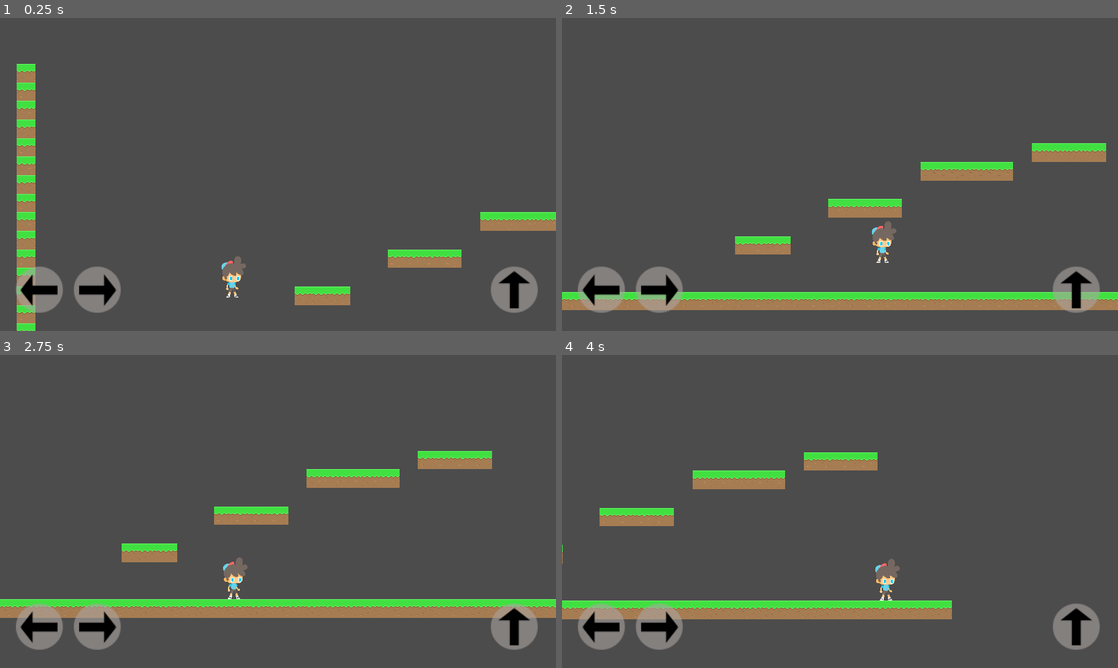
Above: before the commit, frames 1-4 (two rows, left to right).
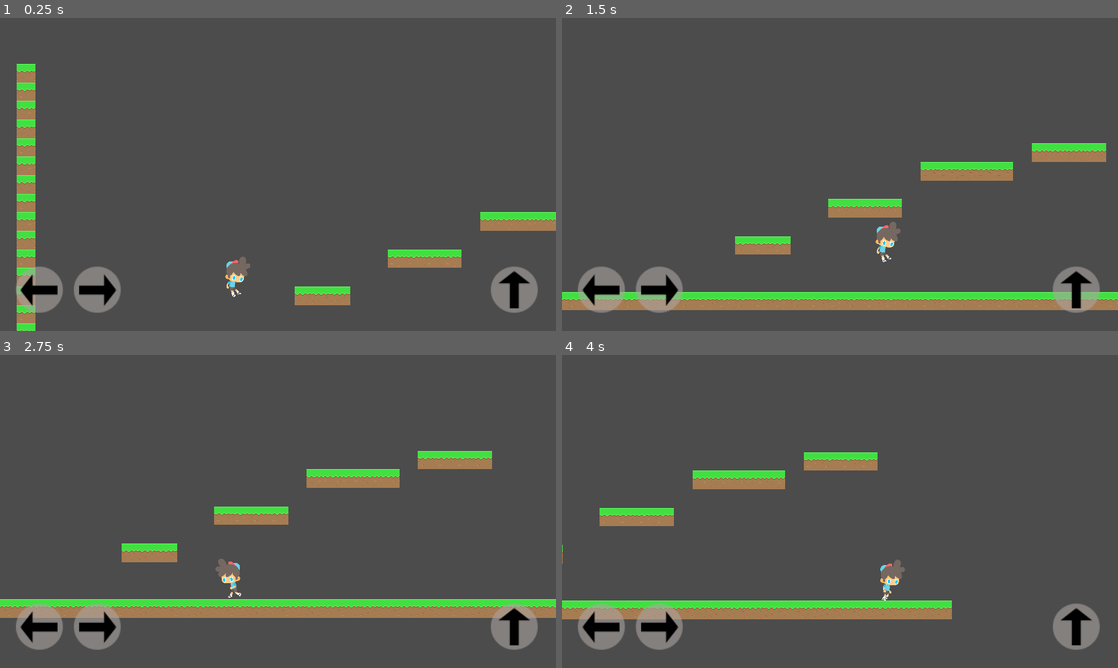
Above: after the commit, the same moments.

Repository: SzilardKosa/BankToTheFuture
Game: Godot game, scene res://src/Levels/TestLevel.tscn
The game is run twice, just before and just after one commit, with the same random seed, the same clock (stepped at 60 frames per second) and the same inputs. Before the commit the project has no main scene; this scene is started directly in both runs.
Inputs:
- Up to frame 1 (0.25 s): no input
- Up to frame 2 (1.5 s): hold Up (jump) 0.53-1.28 s; hold Right (move_right) from 0.53 s (still down); tap Up (jump) at 1.35 s
- Up to frame 3 (2.75 s): tap Up (jump) at 1.52, 1.82 s; release Right (move_right) at 2.03 s; hold Left (move_left) from 2.03 s (still down); hold Up (jump) from 2.03 s (still down)
- Up to frame 4 (4 s): release Left (move_left) at 2.78 s; release Up (jump) at 2.78 s; hold Right (move_right) from 2.78 s (still down); tap Up (jump) at 2.85, 3.02, 3.32 s; hold Up (jump) from 3.53 s (still down)

The runs differ from the first frame. In frame 1, 0.3% of the frame differs, in the area x 39-45%, y 76-90%; in frame 2, 0.2%; in frame 3, 0.3%, in the area x 38-45%, y 64-78%; in frame 4, 0.3%.

Commit message:
animation states added to player

Diff:
--- a/project.godot
+++ b/project.godot
@@ -21,6 +21,7 @@
 [application]
 
 config/name="BankToTheFuture"
+run/main_scene="res://src/Levels/TestLevel.tscn"
 config/icon="res://icon.png"
 
 [autoload]
@@ -32,8 +33,8 @@
 window/size/width=1920
 window/size/height=1080
 window/size/always_on_top=true
-window/size/test_width=1280
-window/size/test_height=720
+window/size/test_width=800
+window/size/test_height=450
 window/stretch/mode="2d"
 window/stretch/aspect="expand"
 
--- a/src/Actors/Player.gd
+++ b/src/Actors/Player.gd
@@ -1,4 +1,6 @@
 extends Actor
+
+onready var animated_sprite = $AnimatedSprite
 
 func _physics_process(delta: float) -> void:
 	var is_jump_interrupted: = Input.is_action_just_released("jump") and _velocity.y < 0.0
@@ -8,14 +10,13 @@
 	_velocity = move_and_slide_with_snap(
 		_velocity, snap, FLOOR_NORMAL, true
 	)
-
+	update_animation(direction)
 
 func get_direction() -> Vector2:
 	return Vector2(
 		Input.get_action_strength("move_right") - Input.get_action_strength("move_left"),
 		-Input.get_action_strength("jump") if is_on_floor() and Input.is_action_just_pressed("jump") else 0.0
 	)
-
 
 func calculate_move_velocity(
 		linear_velocity: Vector2,
@@ -30,3 +31,13 @@
 	if is_jump_interrupted:
 		velocity.y = 0.0
 	return velocity
+
+func update_animation(direction: Vector2):
+	if direction.x != 0:
+		animated_sprite.flip_h = direction.x < 0
+		animated_sprite.position.x = -51 if direction.x < 0 else 51
+
+	if is_on_floor():
+		animated_sprite.animation = "run" if abs(_velocity.x) > 0.1 else "idle"
+	else:
+		animated_sprite.animation = "falling" if _velocity.y > 0 else "jumping"
--- a/src/Actors/Player.tscn
+++ b/src/Actors/Player.tscn
@@ -1,10 +1,64 @@
-[gd_scene load_steps=4 format=2]
+[gd_scene load_steps=36 format=2]
 
 [ext_resource path="res://assets/boy/Idle (1).png" type="Texture" id=1]
 [ext_resource path="res://src/Actors/Player.gd" type="Script" id=2]
+[ext_resource path="res://assets/boy/Run (1).png" type="Texture" id=3]
+[ext_resource path="res://assets/boy/Run (7).png" type="Texture" id=4]
+[ext_resource path="res://assets/boy/Run (9).png" type="Texture" id=5]
+[ext_resource path="res://assets/boy/Run (14).png" type="Texture" id=6]
+[ext_resource path="res://assets/boy/Idle (2).png" type="Texture" id=7]
+[ext_resource path="res://assets/boy/Idle (3).png" type="Texture" id=8]
+[ext_resource path="res://assets/boy/Idle (5).png" type="Texture" id=9]
+[ext_resource path="res://assets/boy/Idle (6).png" type="Texture" id=10]
+[ext_resource path="res://assets/boy/Run (12).png" type="Texture" id=11]
+[ext_resource path="res://assets/boy/Idle (4).png" type="Texture" id=12]
+[ext_resource path="res://assets/boy/Run (4).png" type="Texture" id=13]
+[ext_resource path="res://assets/boy/Idle (7).png" type="Texture" id=14]
+[ext_resource path="res://assets/boy/Run (3).png" type="Texture" id=15]
+[ext_resource path="res://assets/boy/Run (13).png" type="Texture" id=16]
+[ext_resource path="res://assets/boy/Idle (9).png" type="Texture" id=17]
+[ext_resource path="res://assets/boy/Idle (10).png" type="Texture" id=18]
+[ext_resource path="res://assets/boy/Run (10).png" type="Texture" id=19]
+[ext_resource path="res://assets/boy/Run (2).png" type="Texture" id=20]
+[ext_resource path="res://assets/boy/Run (6).png" type="Texture" id=21]
+[ext_resource path="res://assets/boy/Run (11).png" type="Texture" id=22]
+[ext_resource path="res://assets/boy/Run (15).png" type="Texture" id=23]
+[ext_resource path="res://assets/boy/Idle (8).png" type="Texture" id=24]
+[ext_resource path="res://assets/boy/Idle (11).png" type="Texture" id=25]
+[ext_resource path="res://assets/boy/Run (8).png" type="Texture" id=26]
+[ext_resource path="res://assets/boy/Run (5).png" type="Texture" id=27]
+[ext_resource path="res://assets/boy/Idle (12).png" type="Texture" id=28]
+[ext_resource path="res://assets/boy/Idle (13).png" type="Texture" id=29]
+[ext_resource path="res://assets/boy/Idle (14).png" type="Texture" id=30]
+[ext_resource path="res://assets/boy/Idle (15).png" type="Texture" id=31]
+[ext_resource path="res://assets/boy/Jump (15).png" type="Texture" id=32]
+[ext_resource path="res://assets/boy/Jump (8).png" type="Texture" id=33]
 
 [sub_resource type="RectangleShape2D" id=1]
 extents = Vector2( 24, 56 )
+
+[sub_resource type="SpriteFrames" id=2]
+animations = [ {
+"frames": [ ExtResource( 1 ), ExtResource( 7 ), ExtResource( 8 ), ExtResource( 12 ), ExtResource( 9 ), ExtResource( 10 ), ExtResource( 14 ), ExtResource( 24 ), ExtResource( 17 ), ExtResource( 18 ), ExtResource( 25 ), ExtResource( 28 ), ExtResource( 29 ), ExtResource( 30 ), ExtResource( 31 ) ],
+"loop": true,
+"name": "idle",
+"speed": 20.0
+}, {
+"frames": [ ExtResource( 3 ), ExtResource( 20 ), ExtResource( 15 ), ExtResource( 13 ), ExtResource( 27 ), ExtResource( 21 ), ExtResource( 4 ), ExtResource( 26 ), ExtResource( 5 ), ExtResource( 19 ), ExtResource( 22 ), ExtResource( 11 ), ExtResource( 16 ), ExtResource( 6 ), ExtResource( 23 ) ],
+"loop": true,
+"name": "run",
+"speed": 20.0
+}, {
+"frames": [ ExtResource( 33 ) ],
+"loop": true,
+"name": "jumping",
+"speed": 20.0
+}, {
+"frames": [ ExtResource( 32 ) ],
+"loop": true,
+"name": "falling",
+"speed": 5.0
+} ]
 
 [node name="Player" type="KinematicBody2D"]
 collision_mask = 2
@@ -22,11 +76,14 @@
 editor_draw_limits = true
 editor_draw_drag_margin = true
 
-[node name="Sprite" type="Sprite" parent="."]
-position = Vector2( 51.2502, -66.0122 )
-scale = Vector2( 0.3, 0.3 )
-texture = ExtResource( 1 )
-
 [node name="CollisionShape2D" type="CollisionShape2D" parent="."]
 position = Vector2( 0, -56 )
 shape = SubResource( 1 )
+
+[node name="AnimatedSprite" type="AnimatedSprite" parent="."]
+position = Vector2( 51, -65.85 )
+scale = Vector2( 0.3, 0.3 )
+frames = SubResource( 2 )
+animation = "idle"
+frame = 1
+playing = true
